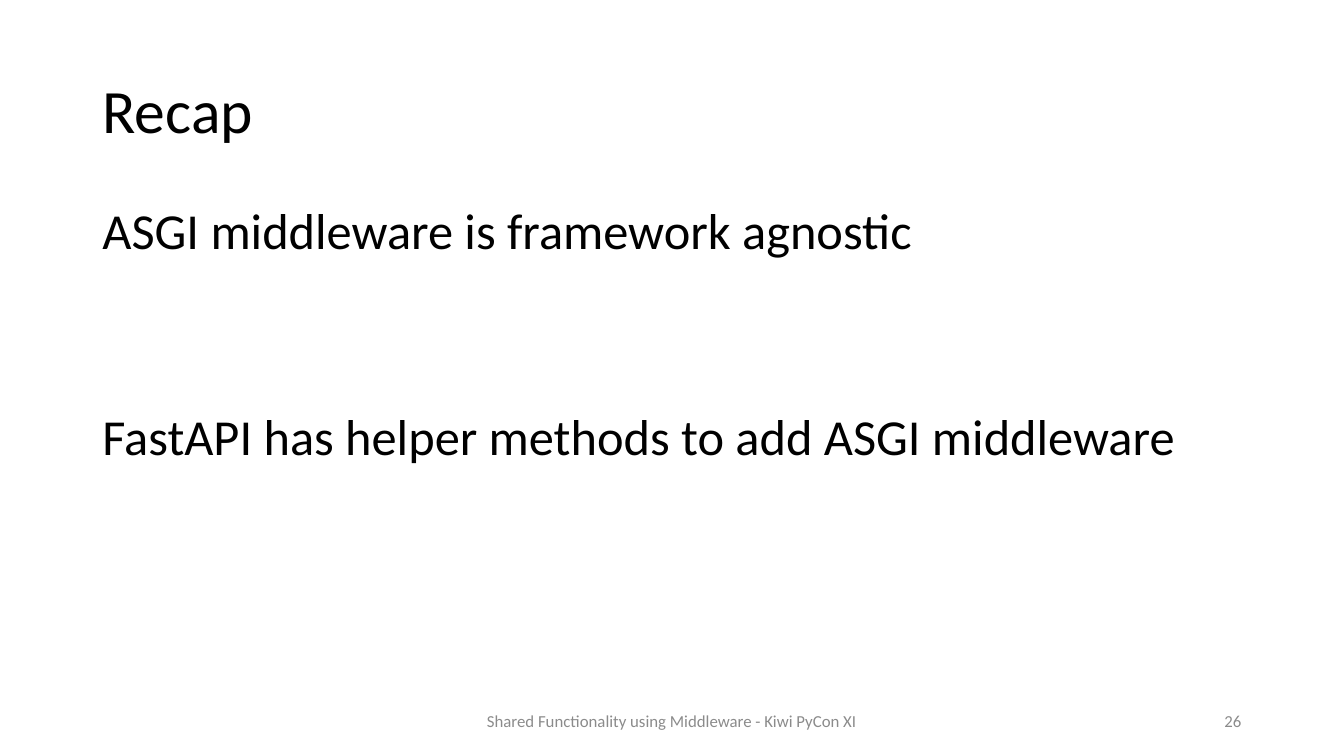
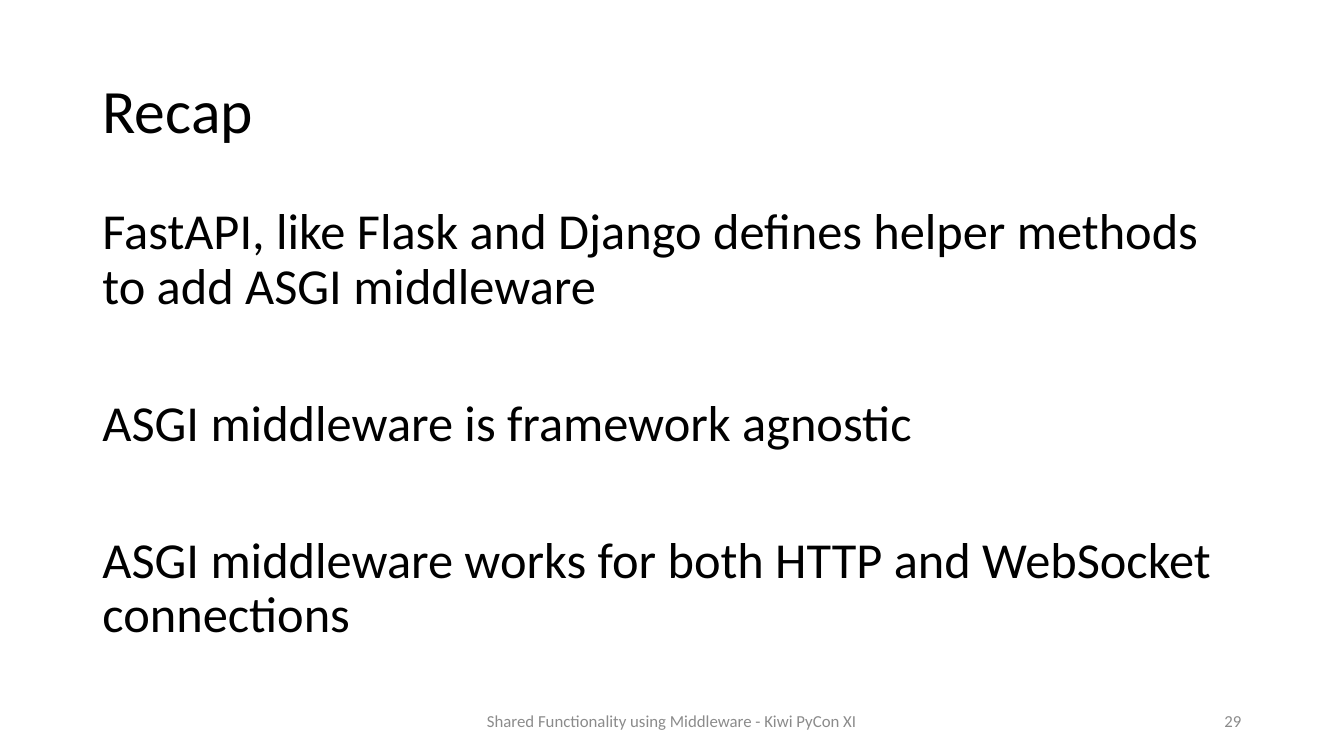
Before and after one commit to prod-python/kiwi-pycon-xi, a slide deck: slide 29 of slides.pptx (slide 26 before the commit). Drawn at 1344x756 pixels with LibreOffice and Linux fonts; fonts in the diff are those of the drawing. Boxes give left, top, right and bottom in pixels: in the first picture for what was removed or moved away, otherwise in the second. Text is boxed around its words. In the diff, an @@ line names an element or a change of style, - is before the commit and + after.

```diff
--- a/slides.pptx
+++ b/slides.pptx
@@ text at (102, 214, 1198, 305): paragraph added @@
+FastAPI, like Flask and Django defines helper methods to add ASGI middleware
@@ text at (102, 543, 1210, 633): text changed @@
-FastAPI has helper methods to add ASGI middleware
+ASGI middleware works for both HTTP and WebSocket connections
@@ page number at (1224, 716, 1241, 727): text changed @@
-26
+29
```
Also in this commit, not shown: 11 other slides changed, 3 slides added, 4 slides removed, 2 other files.
